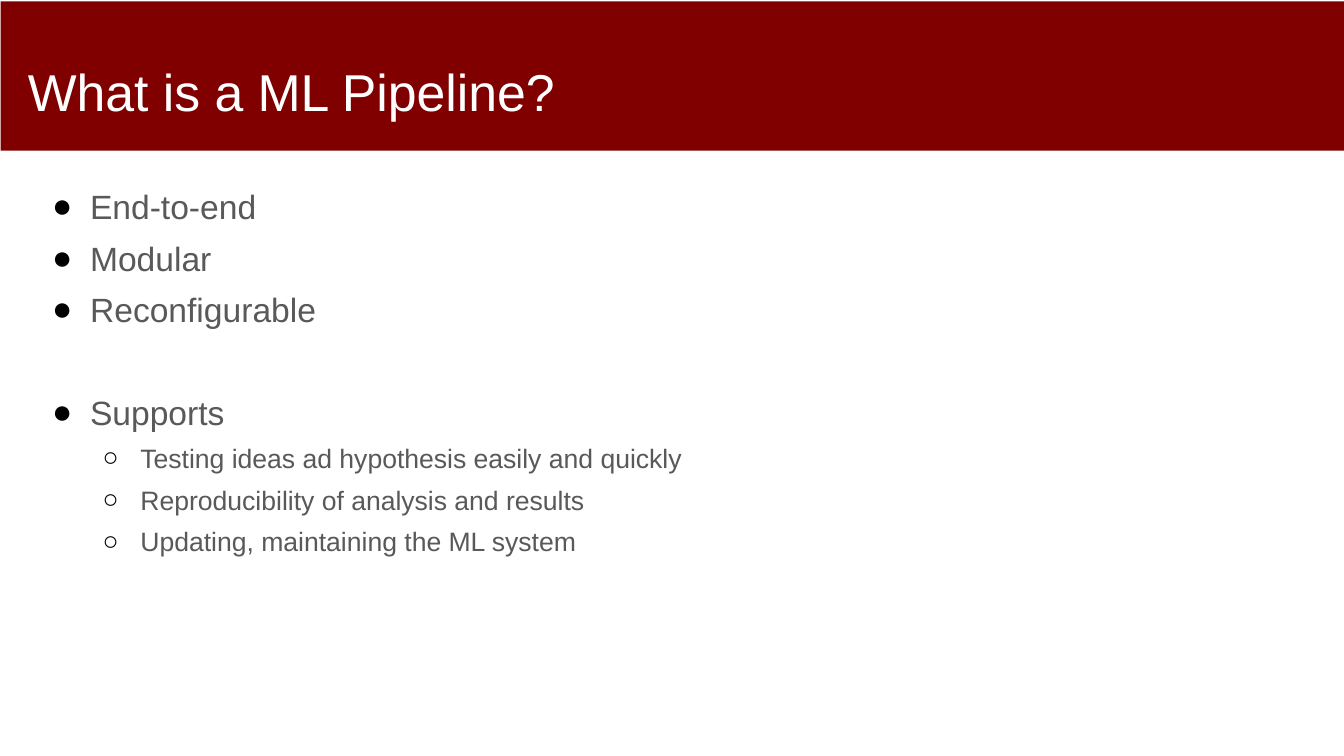
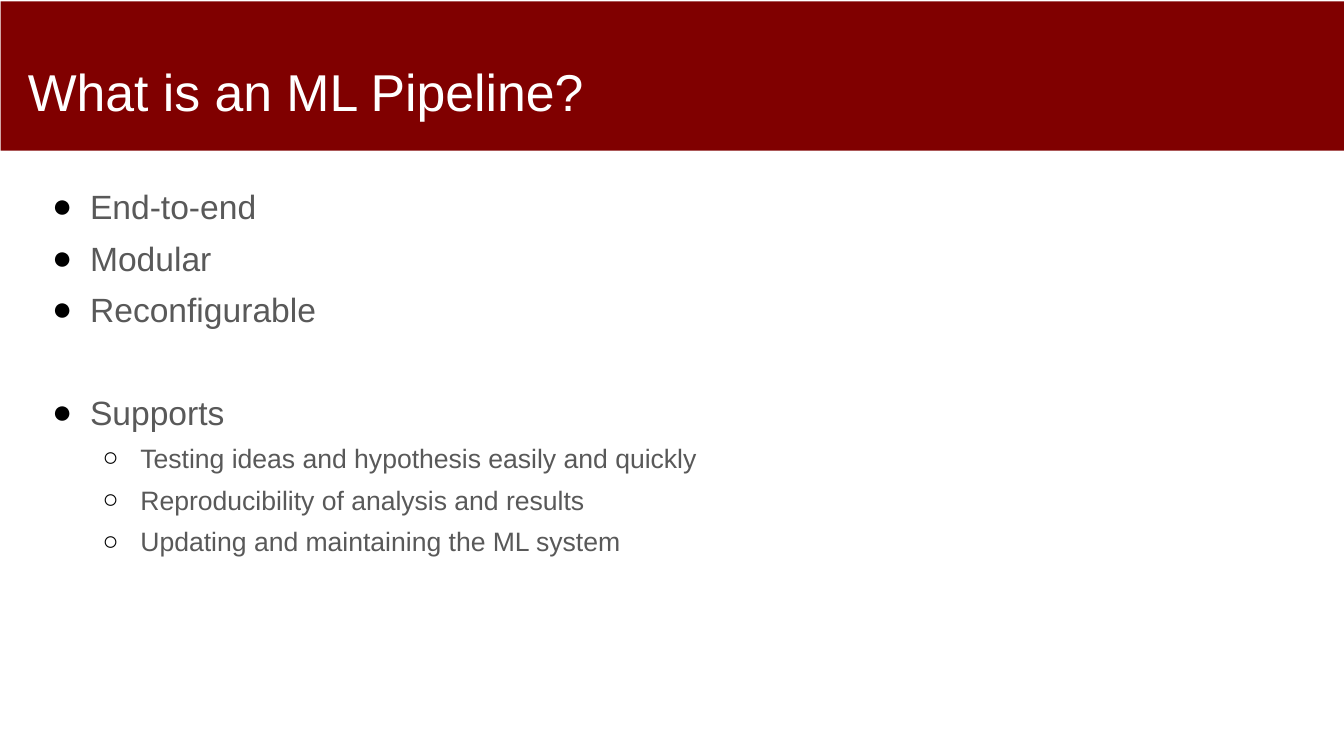
Before and after one commit to dssg/mlforpublicpolicylab, a slide deck: slide 3 of 04 - Machine Learning Pipelines/Machine-Learning-Pipelines.pptx. Drawn at 1344x756 pixels with LibreOffice and Linux fonts; fonts in the diff are those of the drawing. Boxes give left, top, right and bottom in pixels: in the first picture for what was removed or moved away, otherwise in the second. Text is boxed around its words. In the diff, an @@ line names an element or a change of style, - is before the commit and + after.

Commit message:
added pipelines ppt

```diff
--- a/04 - Machine Learning Pipelines/Machine-Learning-Pipelines.pptx
+++ b/04 - Machine Learning Pipelines/Machine-Learning-Pipelines.pptx
@@ title at <box>28,73,584,121</box>: text changed @@
-What is a ML Pipeline?
+What is an ML Pipeline?
@@ text at <box>140,448,696,473</box>: text changed @@
-  ○ Testing ideas ad hypothesis easily and quickly
+  ○ Testing ideas and hypothesis easily and quickly
@@ text at <box>140,531,620,557</box>: text changed @@
-  ○ Updating, maintaining the ML system
+  ○ Updating and maintaining the ML system
```
Also in this commit, not shown: 4 other slides changed.
